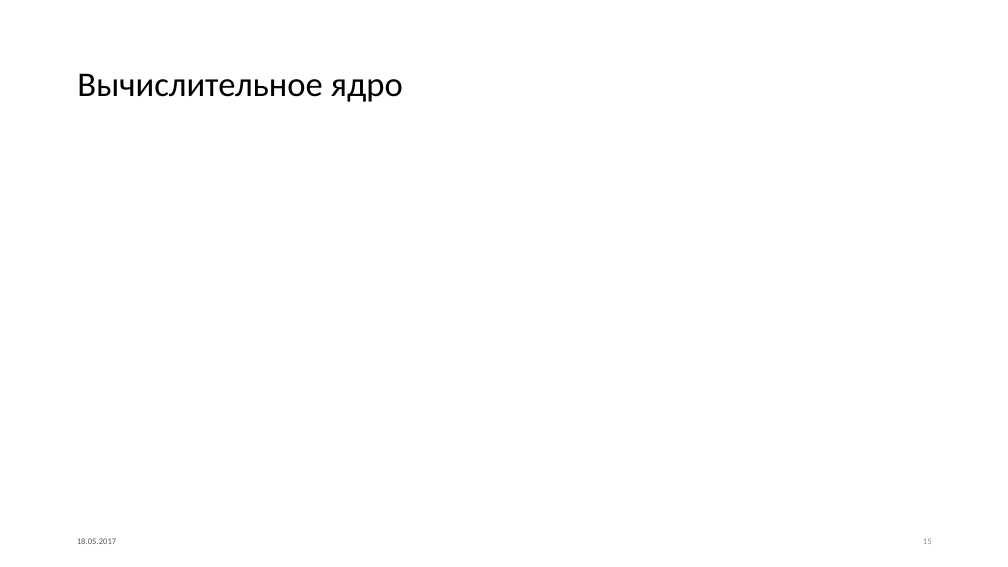
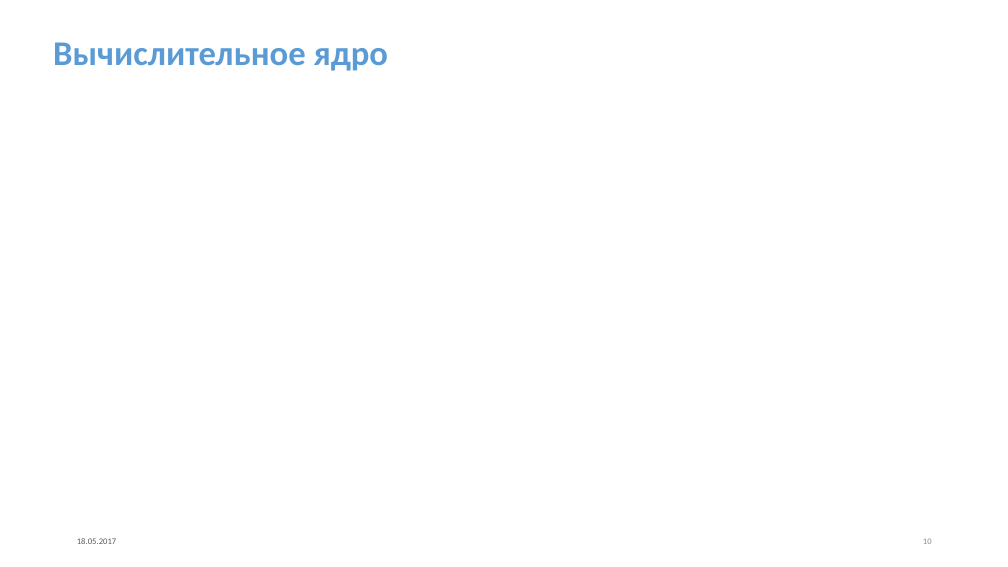
Before and after one commit to GrachevaElena/Checkers, a slide deck: slide 10 of ProjectNewDesign.pptx (slide 15 before the commit). Drawn at 1008x567 pixels with LibreOffice and Linux fonts; fonts in the diff are those of the drawing. Boxes give left, top, right and bottom in pixels: in the first picture for what was removed or moved away, otherwise in the second. Text is boxed around its words. In the diff, an @@ line names an element or a change of style, - is before the commit and + after.

```diff
--- a/ProjectNewDesign.pptx
+++ b/ProjectNewDesign.pptx
@@ text "Вычислительное ядро": place and size @@
-text "Вычислительное ядро" at (77, 73, 403, 102)
+text "Вычислительное ядро" at (53, 42, 389, 71)
@@ text "Вычислительное ядро" at (53, 42, 389, 71): text colour #000000 to #5B9BD5, bold on @@
```
Also in this commit, not shown: 9 other slides changed, 5 slides added, 6 slides removed.
